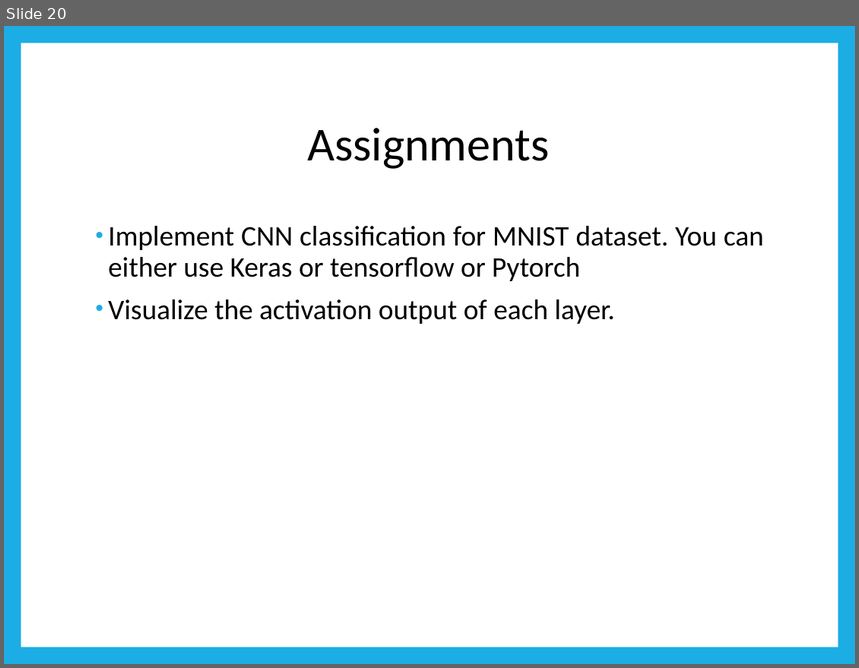
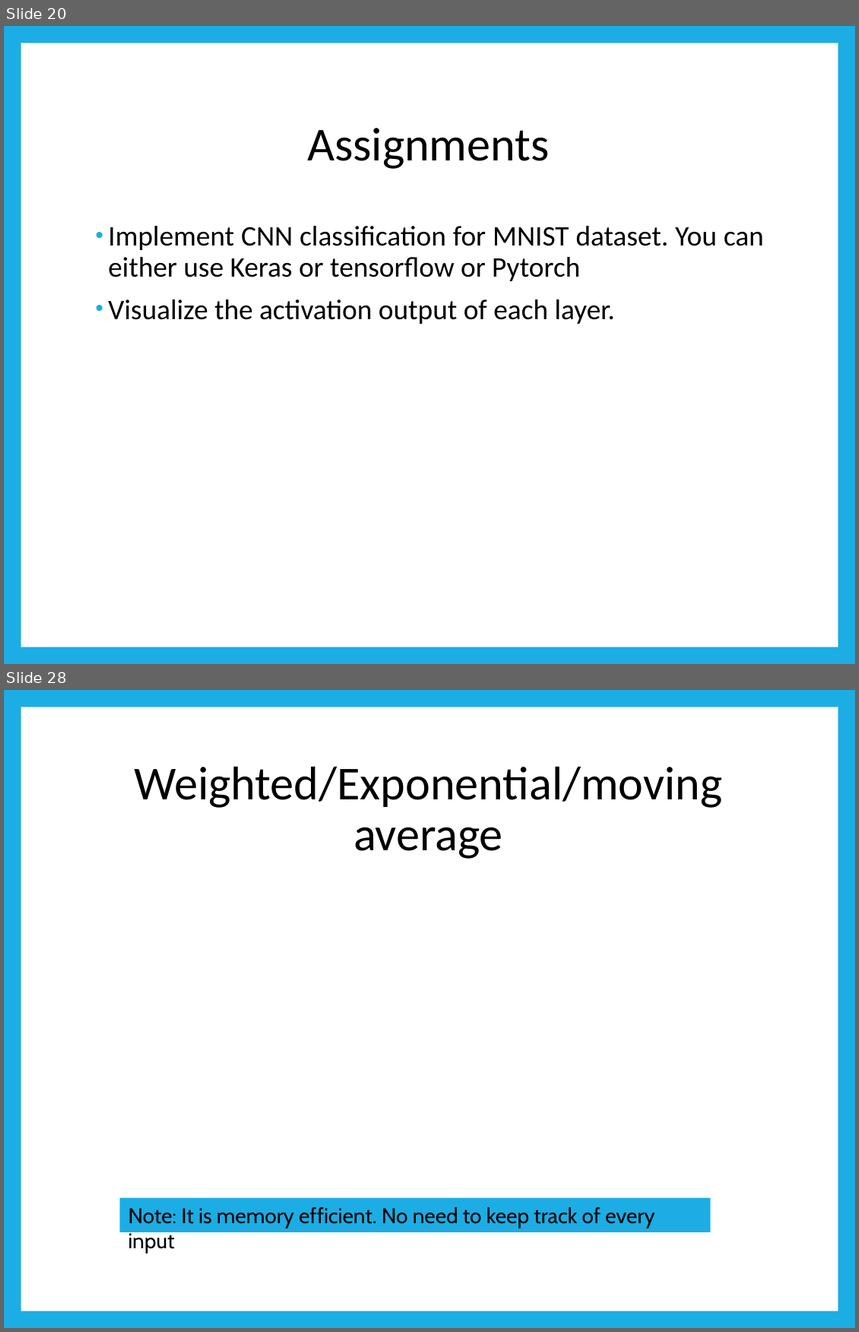
Before and after one commit to naotofukunaga/Intro-Deep-Learning, a slide deck: DeepLearning.pptx. Shown one above the other, each under a label of ours: slide 20 before the commit, slides 20 and 28 after it; the slides between them are not shown. The pictures are 859x668 and 859x1332 pixels, drawn with LibreOffice and Linux fonts; fonts in the diff are those of the drawing; grey boxes stand for pictures. Boxes give left, top, right and bottom in pixels: in the first picture for what was removed or moved away, otherwise in the second. Text is boxed around its words. In the diff, an @@ line names an element or a change of style, - is before the commit and + after.

```diff
--- a/DeepLearning.pptx
+++ b/DeepLearning.pptx
@@ slide 28 added at (4,690,855,1328), background #1CADE4; not listed: 1 template element that a slide beside it also shows @@
@@ title added at (134,766,722,859), 40 pt, text #000000 @@
+Weighted/Exponential/moving average
@@ rectangle added at (120,1198,711,1232), fill #1CADE4, 18 pt, text #000000 @@
+Note: It is memory efficient. No need to keep track of every input
```
Also in this commit, not shown: 9 other slides added, 1 other file.
